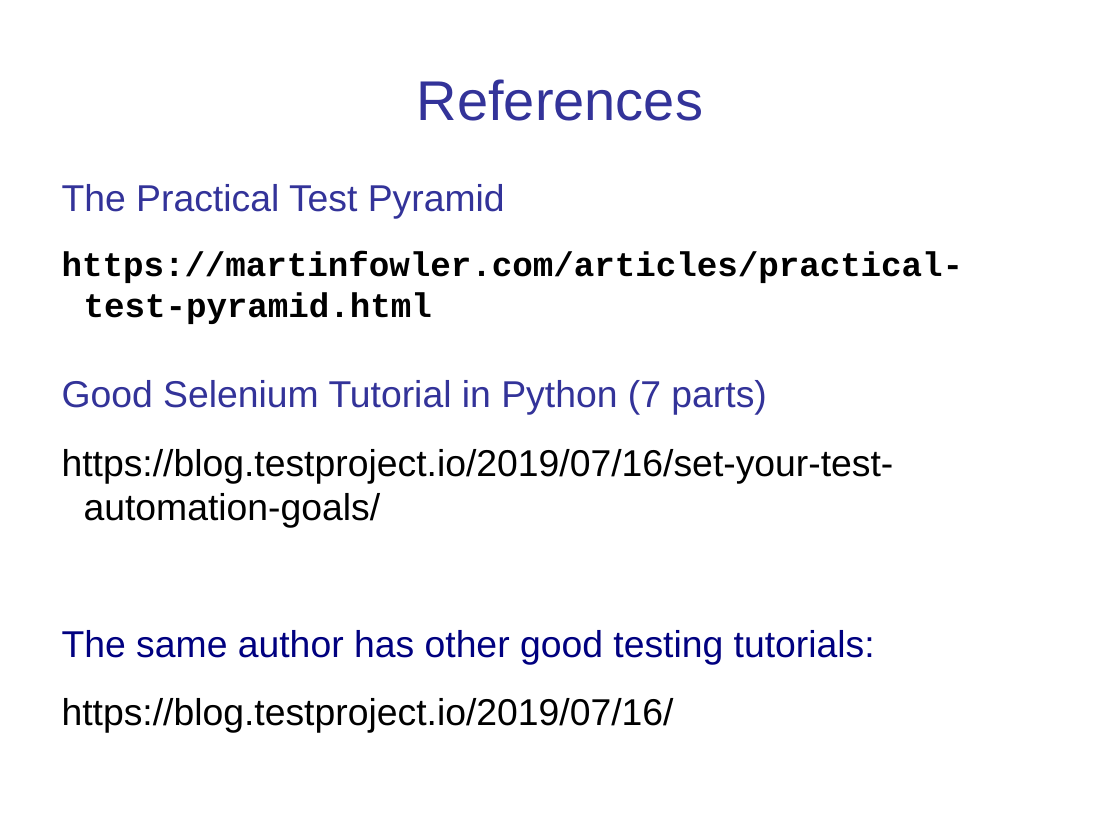
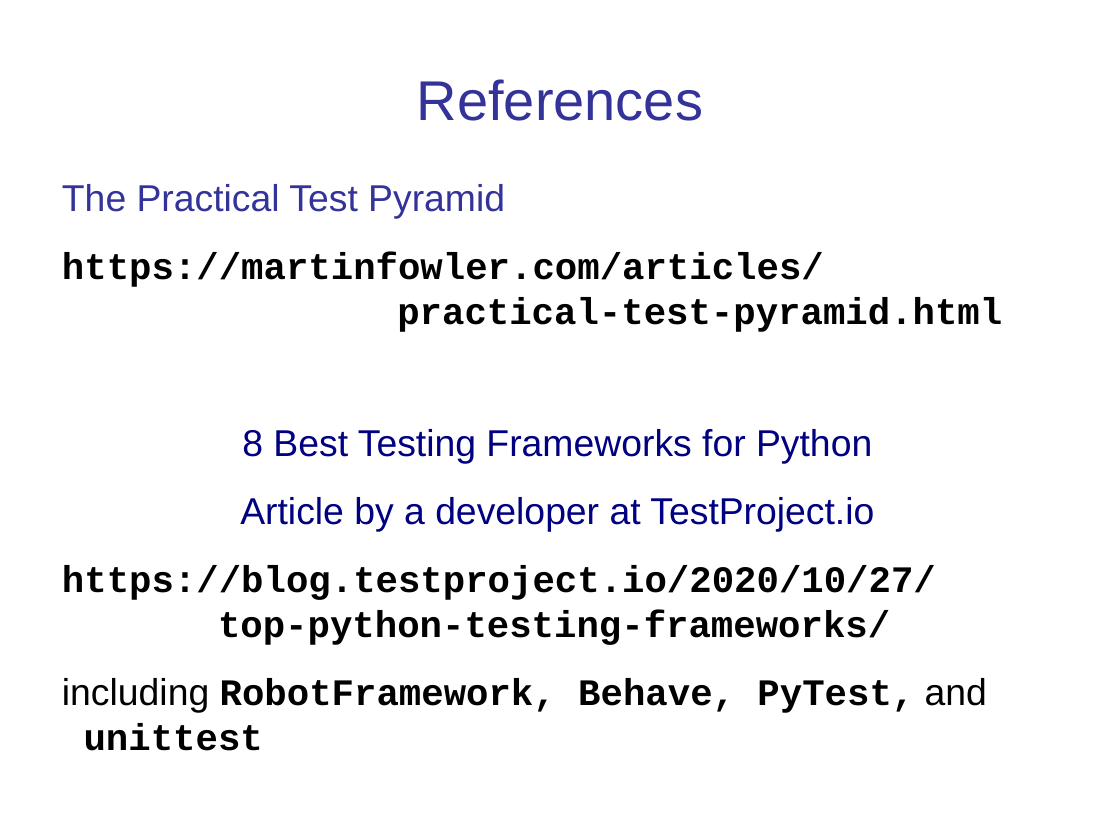
Before and after one commit to cpske/ISP, a slide deck: slide 26 of testing/WebTesting.ppt (slide 28 before the commit). Drawn at 1120x840 pixels with LibreOffice and Linux fonts; fonts in the diff are those of the drawing. Boxes give left, top, right and bottom in pixels: in the first picture for what was removed or moved away, otherwise in the second. Text is boxed around its words. In the diff, an @@ line names an element or a change of style, - is before the commit and + after.

Commit message:
updates to selenium intro

```diff
--- a/testing/WebTesting.ppt
+++ b/testing/WebTesting.ppt
@@ text at [62,252,1002,751]: text changed; font Arial to Courier New; bold on @@
-https://martinfowler.com/articles/practical-test-pyramid.html
-Good Selenium Tutorial in Python (7 parts)
-https://blog.testproject.io/2019/07/16/set-your-test-automation-goals/
-The same author has other good testing tutorials:
-https://blog.testproject.io/2019/07/16/
+https://martinfowler.com/articles/
+practical-test-pyramid.html
+8 Best Testing Frameworks for Python
+Article by a developer at TestProject.io
+https://blog.testproject.io/2020/10/27/
+top-python-testing-frameworks/
+including RobotFramework, Behave, PyTest, and unittest
```
Also in this commit, not shown: 7 other slides changed, 2 slides removed, 3 other files.
